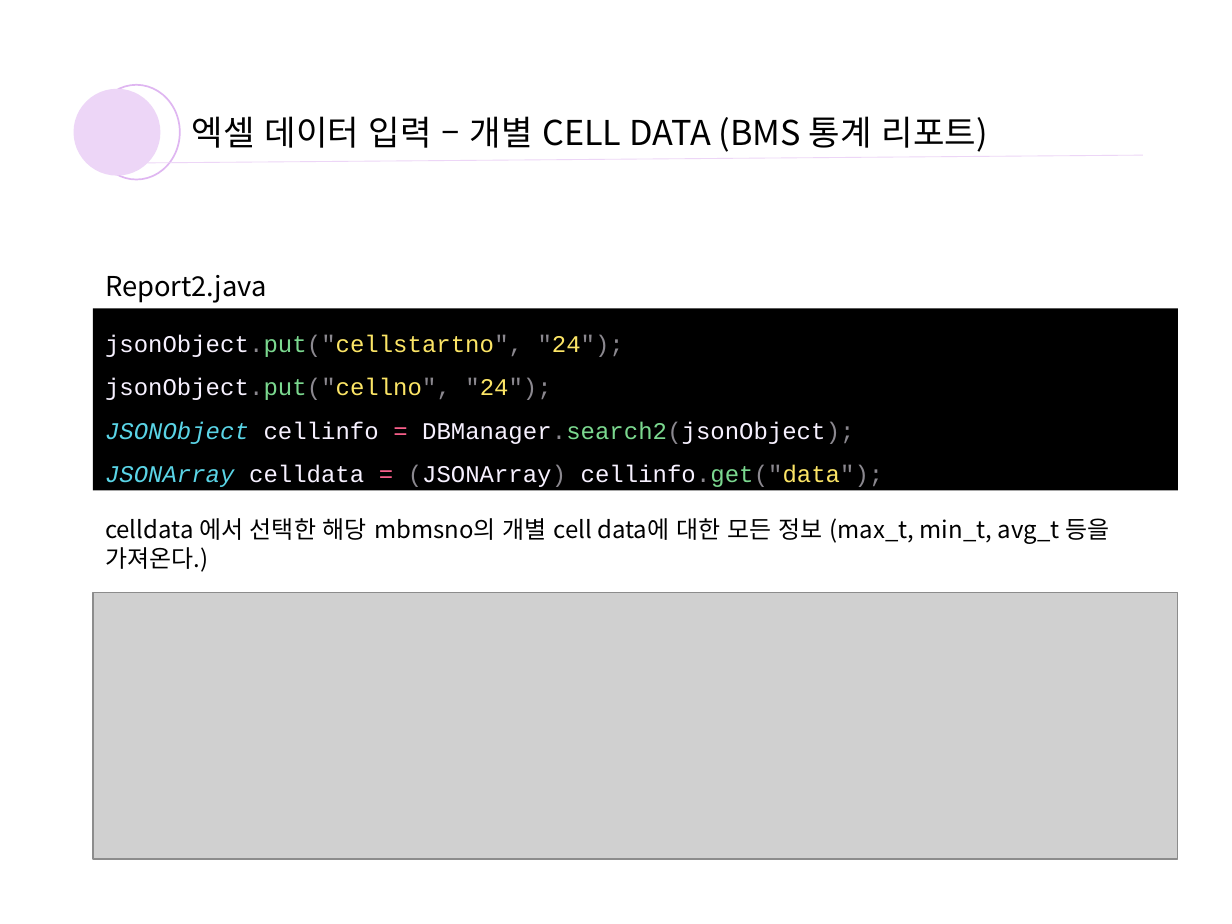
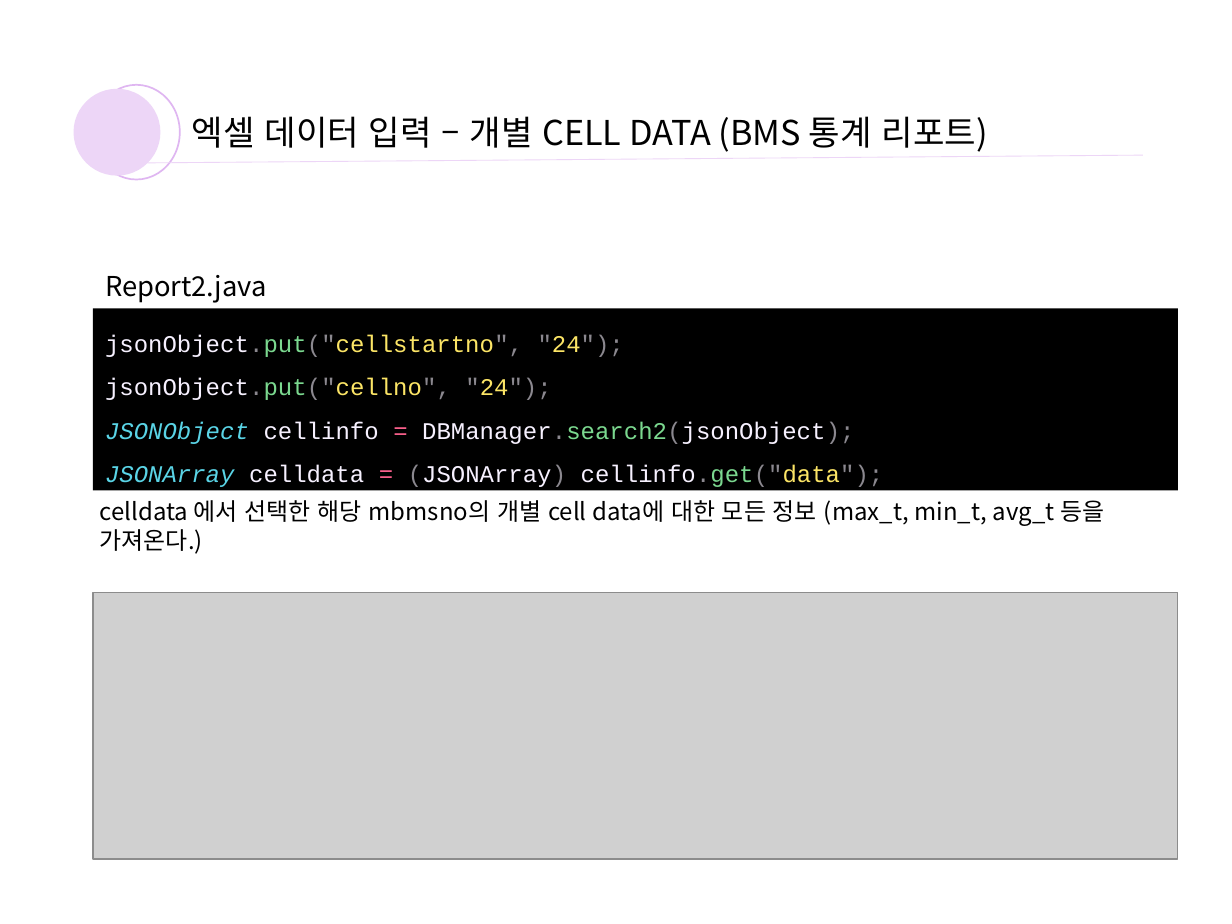
Before and after one commit to yoosooop/INTERN_log, a slide deck: slide 37 of bms 엑셀 파일 생성.pptx. Drawn at 1232x924 pixels with LibreOffice and Linux fonts; fonts in the diff are those of the drawing; grey boxes stand for pictures. Boxes give left, top, right and bottom in pixels: in the first picture for what was removed or moved away, otherwise in the second. Text is boxed around its words. In the diff, an @@ line names an element or a change of style, - is before the commit and + after.

```diff
--- a/bms 엑셀 파일 생성.pptx
+++ b/bms 엑셀 파일 생성.pptx
@@ text "celldata 에서 선택한 해당 mbmsno의 ...": place and size @@
-text "celldata 에서 선택한 해당 mbmsno의 ..." at (105, 518, 1109, 572)
+text "celldata 에서 선택한 해당 mbmsno의 ..." at (100, 500, 1104, 554)
```
Also in this commit, not shown: 5 other slides changed, 4 slides added.
